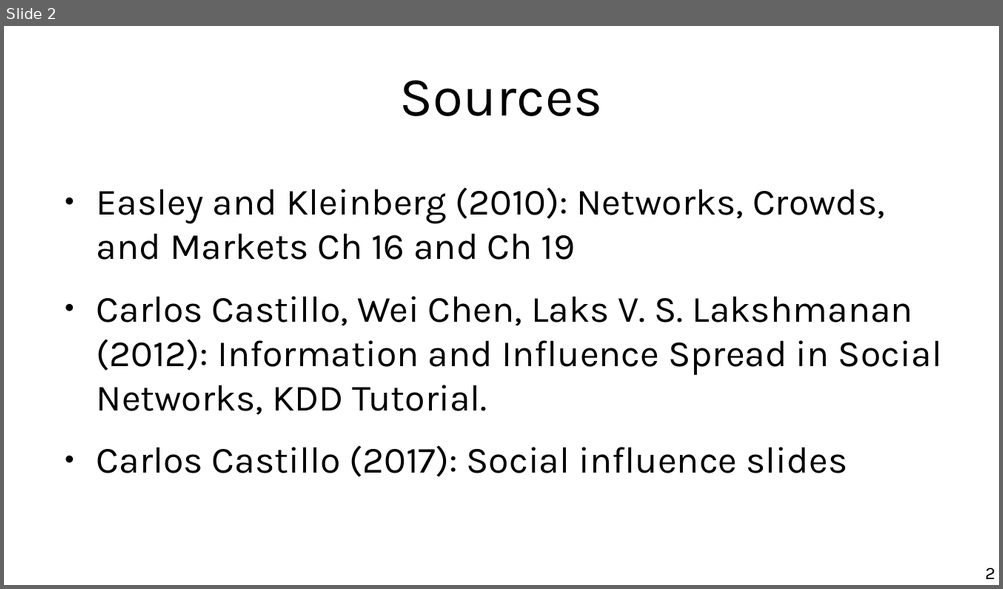
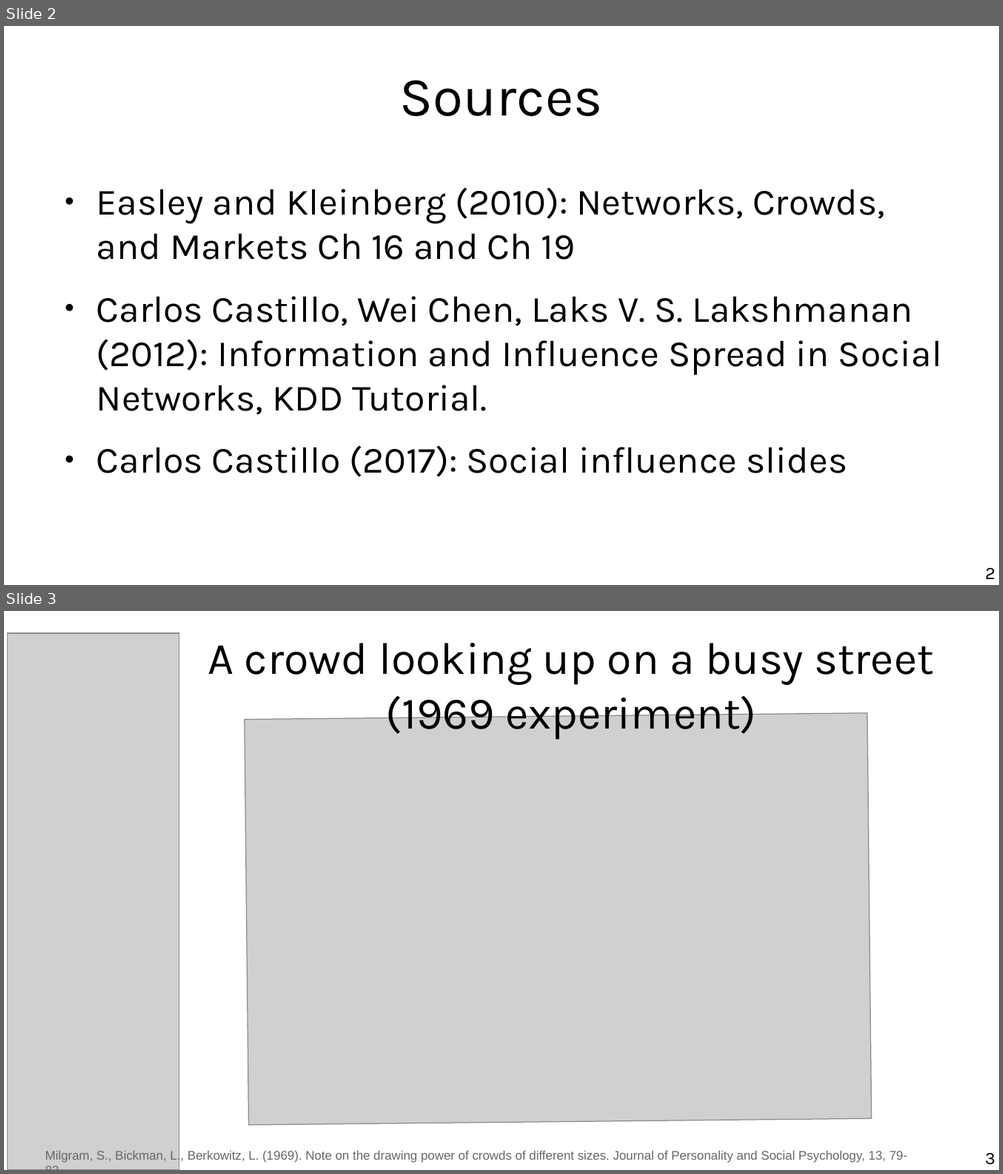
Before and after one commit to chatox/networks-science-course, a slide deck: theory/tt17_spreading_phenomena.odp. Shown one above the other, each under a label of ours: slide 2 before the commit, slides 2 and 3 after it. The pictures are 1003x589 and 1003x1174 pixels, drawn with LibreOffice and Linux fonts; fonts in the diff are those of the drawing; grey boxes stand for pictures. Boxes give left, top, right and bottom in pixels: in the first picture for what was removed or moved away, otherwise in the second. Text is boxed around its words. In the diff, an @@ line names an element or a change of style, - is before the commit and + after.

```diff
--- a/theory/tt17_spreading_phenomena.odp
+++ b/theory/tt17_spreading_phenomena.odp
@@ slide 3 added at [4,611,999,1170], background #FFFFFF @@
@@ picture added at [8,633,179,1170] @@
@@ title added at [208,643,933,739], 36 pt, text #000000 @@
+A crowd looking up on a busy street
+(1969 experiment)
@@ picture added at [244,713,871,1126] @@
@@ text added at [45,1150,907,1163], 10 pt, text #666666 @@
+Milgram, S., Bickman, L., Berkowitz, L. (1969). Note on the drawing power of crowds of different sizes. Journal of Personality and Social Psychology, 13, 79-82
@@ page number added at [984,1153,995,1165], 14 pt, text #000000 @@
+3
```
Also in this commit, not shown: 16 other slides added, 2 slides removed.
